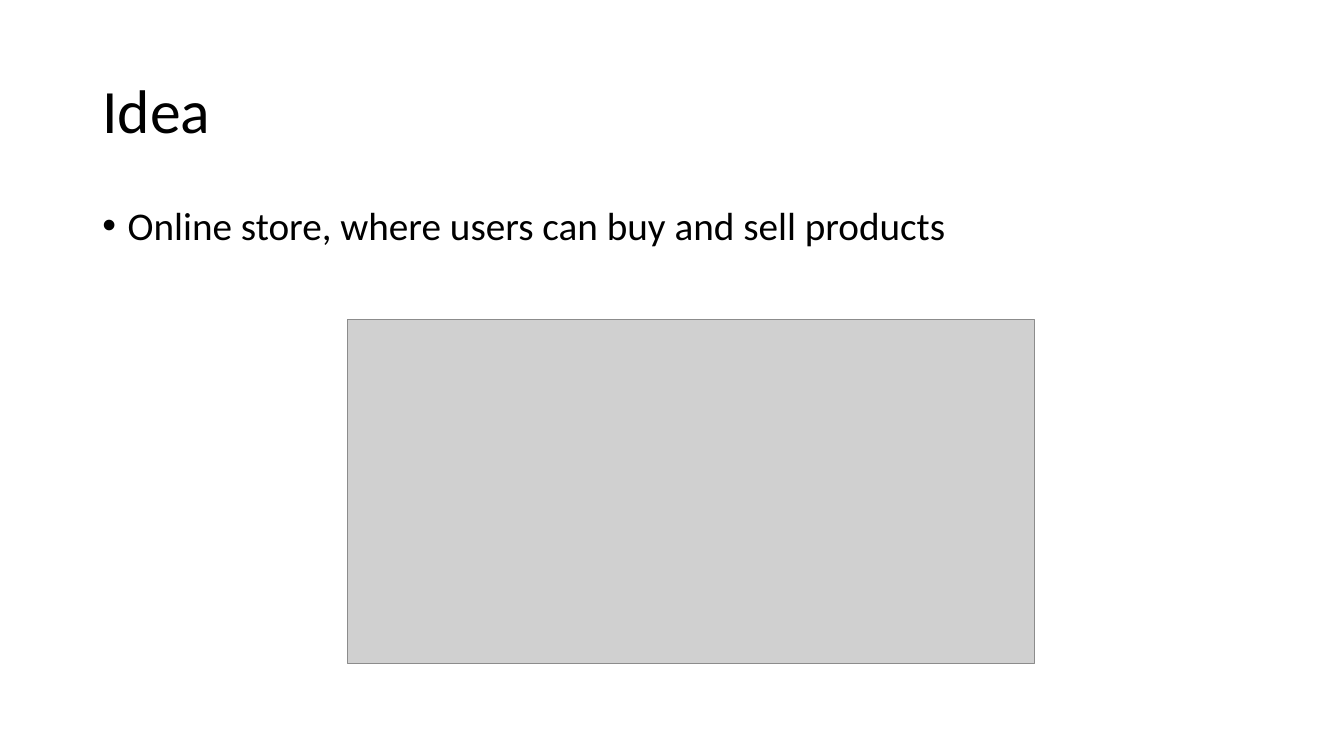
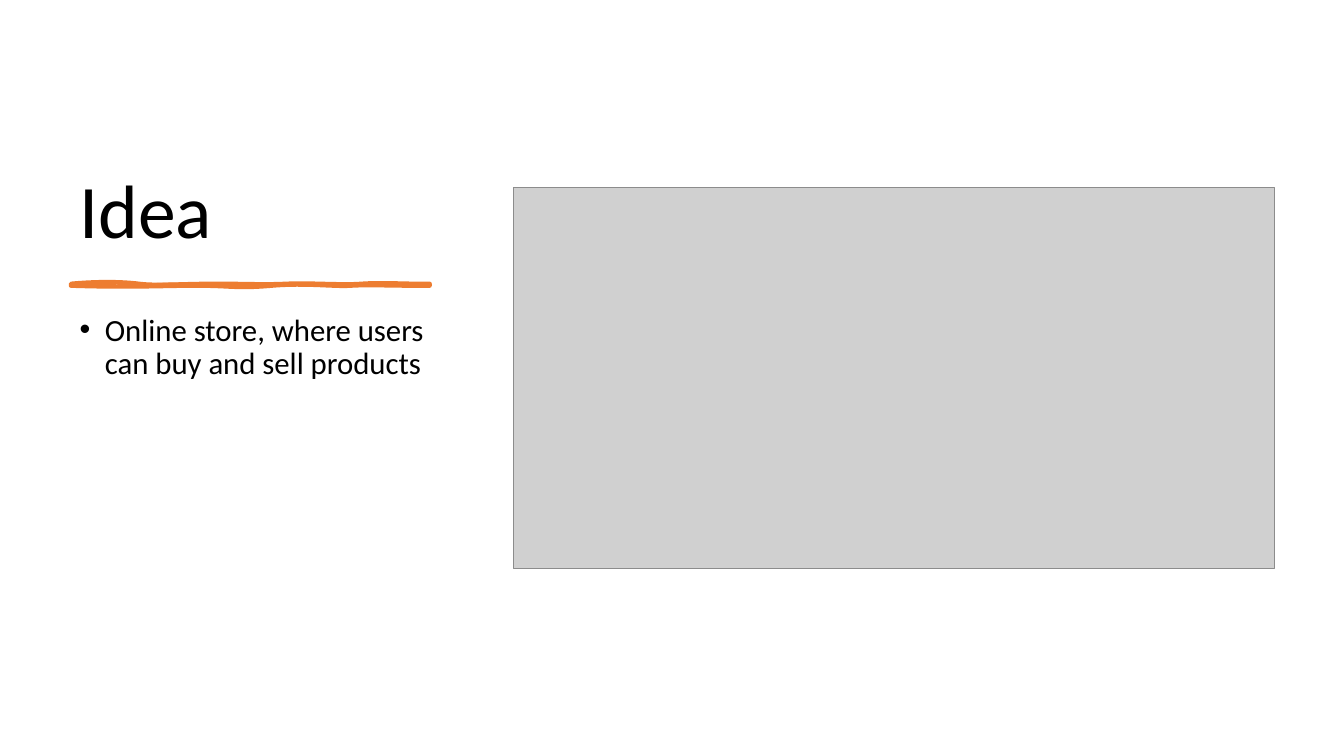
Before and after one commit to vladoiliev02/online-store, a slide deck: slide 2 of presentation.pptx. Drawn at 1344x756 pixels with LibreOffice and Linux fonts; fonts in the diff are those of the drawing; grey boxes stand for pictures. Boxes give left, top, right and bottom in pixels: in the first picture for what was removed or moved away, otherwise in the second. Text is boxed around its words. In the diff, an @@ line names an element or a change of style, - is before the commit and + after.

Commit message:
Style presentation

```diff
--- a/presentation.pptx
+++ b/presentation.pptx
@@ title "Idea": place and size @@
-title "Idea" at [102, 90, 210, 134]
+title "Idea" at [80, 185, 212, 239]
@@ title "Idea" at [80, 185, 212, 239]: size 44 to 54 pt; vertical alignment middle to bottom @@
@@ picture: place and size @@
-picture at [347, 320, 1034, 663]
+picture at [513, 188, 1274, 568]
@@ freeform shape added at [71, 283, 430, 285], fill #ED7D31, outline #ED7D31 3 pt @@
@@ text "Online store, where users can ...": place and size @@
-text "Online store, where users can ..." at [128, 212, 945, 247]
+text "Online store, where users can ..." at [105, 319, 424, 379]
@@ text "Online store, where users can ..." at [105, 319, 424, 379]: size 28 to 22 pt @@
```
Also in this commit, not shown: 7 other slides changed.
